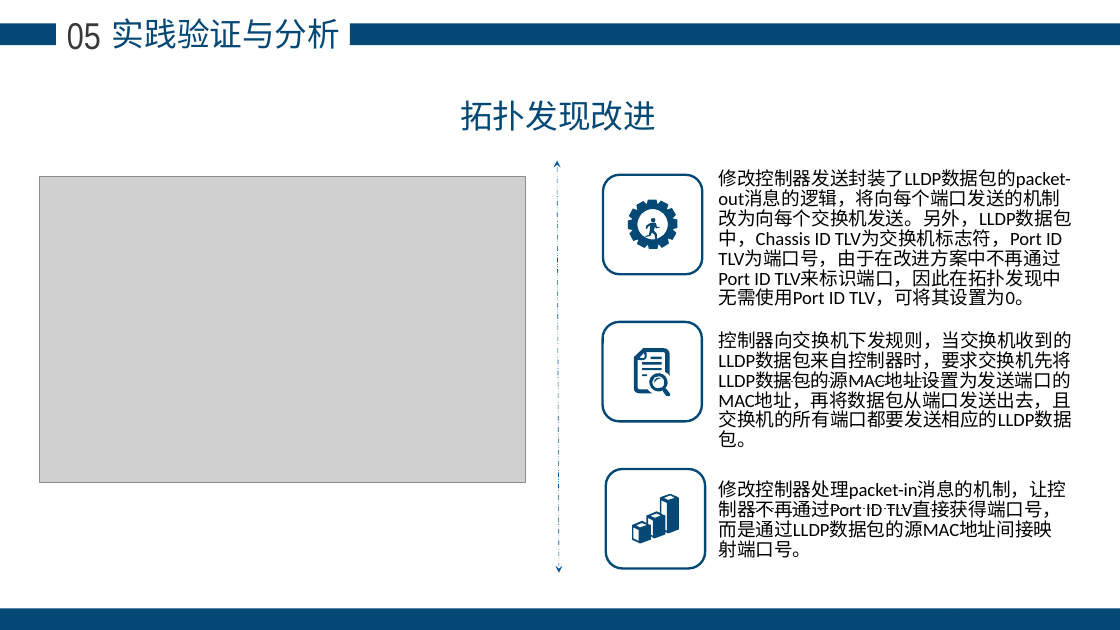
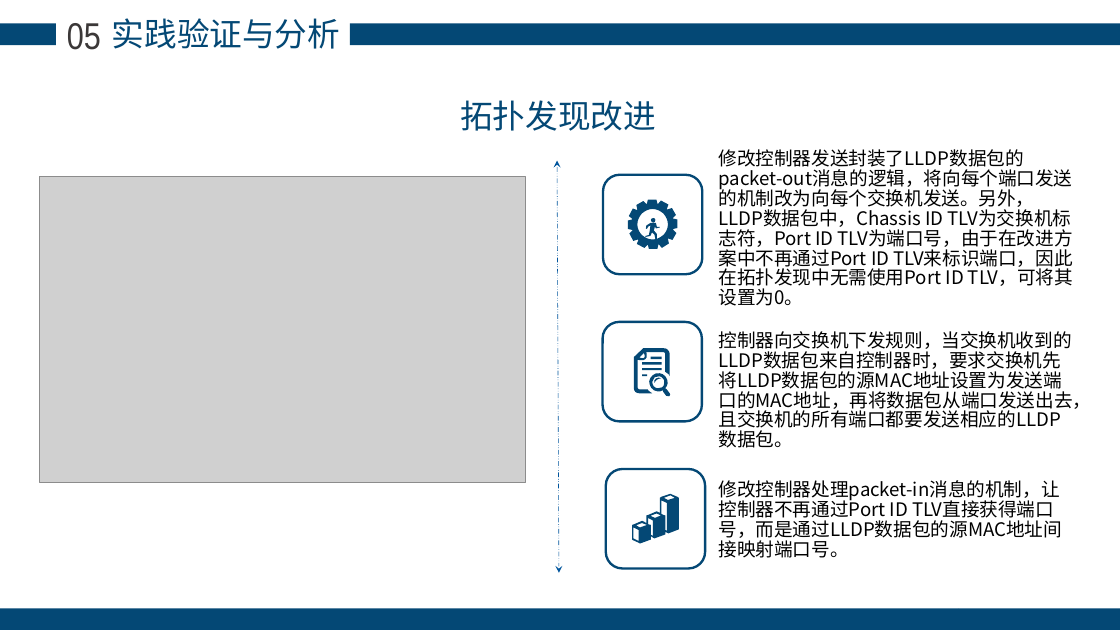
Before and after one commit to henryzhao/graduate, a slide deck: slide 21 of PPT/夏唯_答辩PPT.pptx. Drawn at 1120x630 pixels with LibreOffice and Linux fonts; fonts in the diff are those of the drawing; grey boxes stand for pictures; background and template pictures are left out. Boxes give left, top, right and bottom in pixels: in the first picture for what was removed or moved away, otherwise in the second. Text is boxed around its words. In the diff, an @@ line names an element or a change of style, - is before the commit and + after.

```diff
--- a/PPT/夏唯_答辩PPT.pptx
+++ b/PPT/夏唯_答辩PPT.pptx
@@ font Calibri to Noto Sans CJK SC in 3 elements at [718, 480, 1062, 558], [718, 331, 1091, 448], [718, 149, 1073, 306] @@
@@ text "修改控制器发送封装了LLDP数据包的packet-out消息的逻辑，将向每个端口发送的机制改为向每个交换机发送。另外，L ...": place and size @@
-text "修改控制器发送封装了LLDP数据包的packet-out消息的逻辑，将向每个端口发送的机制改为向每个交换机发送。另外，L ..." at [718, 169, 1071, 306]
+text "修改控制器发送封装了LLDP数据包的packet-out消息的逻辑，将向每个端口发送的机制改为向每个交换机发送。另外，L ..." at [718, 149, 1073, 306]
@@ line removed from (758, 381) to (943, 381) @@
@@ line removed from (755, 508) to (937, 508) @@
```
Also in this commit, not shown: 17 other slides changed, 3 other files.
